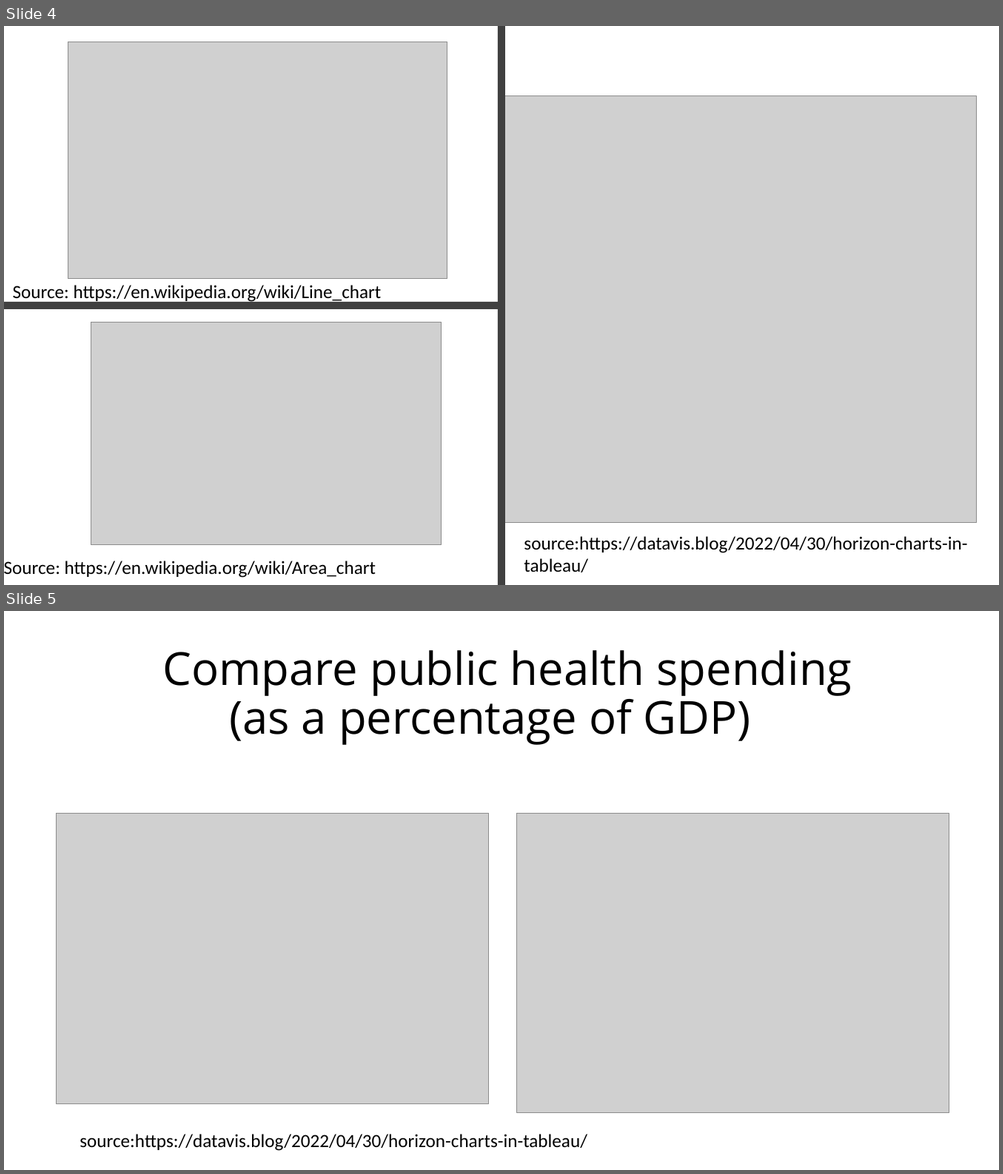
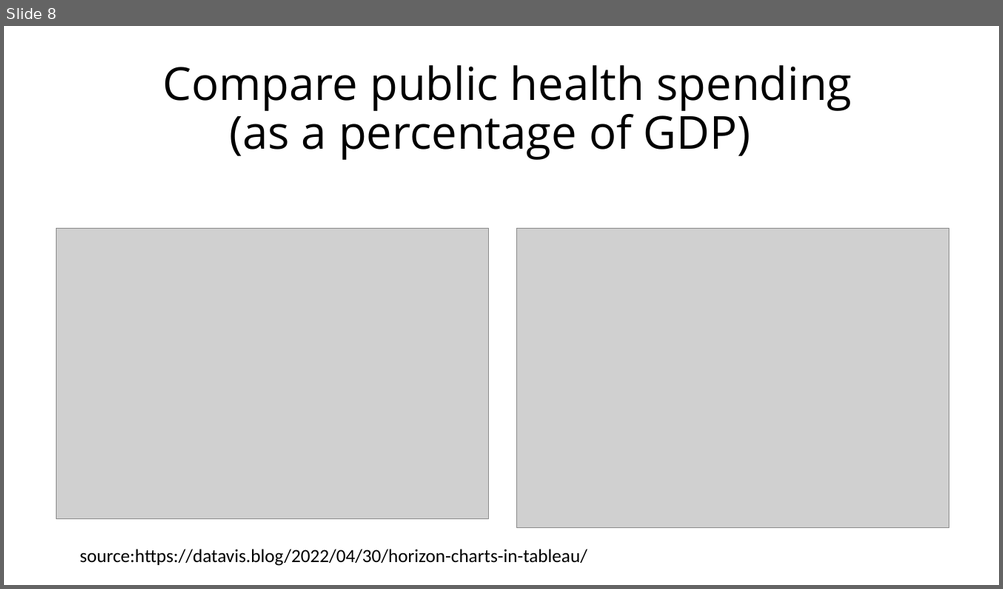
Before and after one commit to Amr0Salah/Data-Visualization, a slide deck: Slides/Task1.pptx. Shown one above the other, each under a label of ours: slides 4 and 5 before the commit, slide 8 after it. The pictures are 1003x1174 and 1003x589 pixels, drawn with LibreOffice and Linux fonts; fonts in the diff are those of the drawing; grey boxes stand for pictures. Boxes give left, top, right and bottom in pixels: in the first picture for what was removed or moved away, otherwise in the second. Text is boxed around its words. In the diff, an @@ line names an element or a change of style, - is before the commit and + after.

```diff
--- a/Slides/Task1.pptx
+++ b/Slides/Task1.pptx
@@ slide 4 removed at (4, 26, 999, 585), background #FFFFFF @@
@@ picture removed at (68, 42, 447, 279) @@
@@ rectangle removed at (498, 26, 506, 585) @@
@@ picture removed at (502, 96, 976, 524) @@
@@ text removed at (13, 285, 381, 304) @@
-Source: https://en.wikipedia.org/wiki/Line_chart
@@ rectangle removed at (4, 302, 504, 309) @@
@@ picture removed at (91, 322, 441, 545) @@
@@ text removed at (523, 537, 967, 573) @@
-source:https://datavis.blog/2022/04/30/horizon-charts-in-tableau/
@@ text removed at (4, 561, 375, 578) @@
-Source: https://en.wikipedia.org/wiki/Area_chart
@@ what was slide 5 is now slide 8 @@
```
Also in this commit, not shown: 5 slides changed, 6 slides added, 5 other files.
